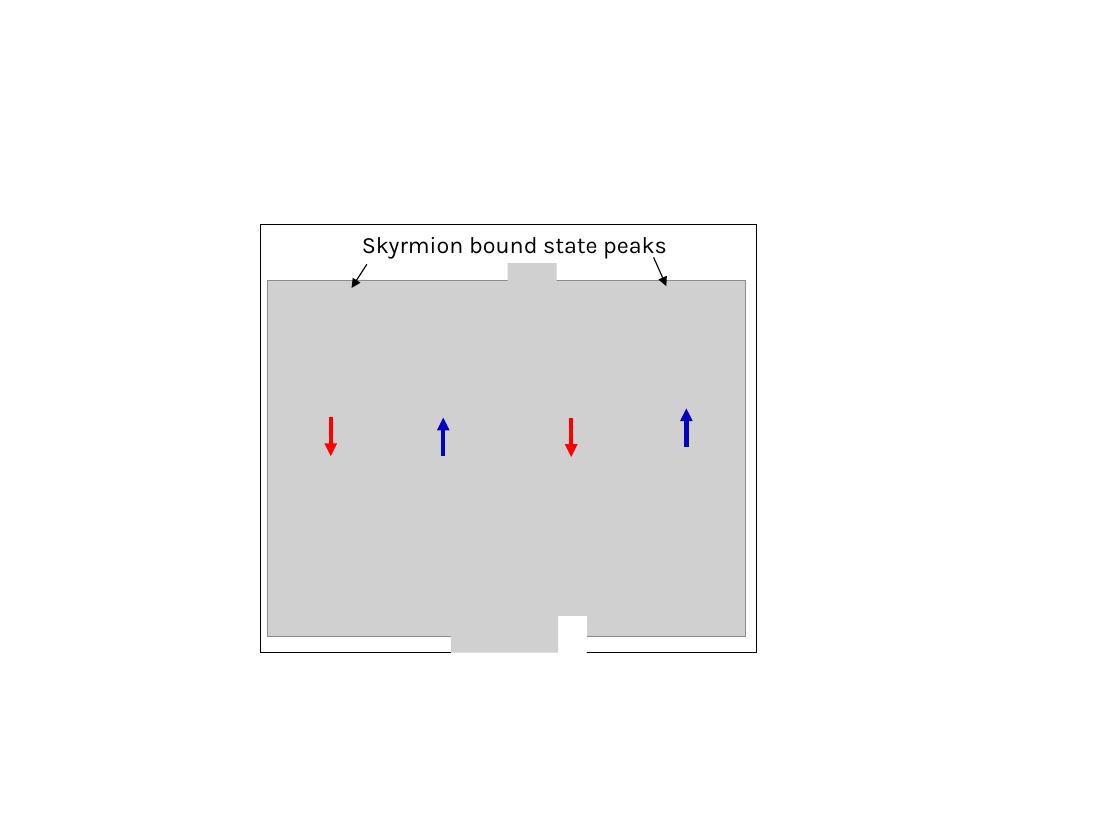
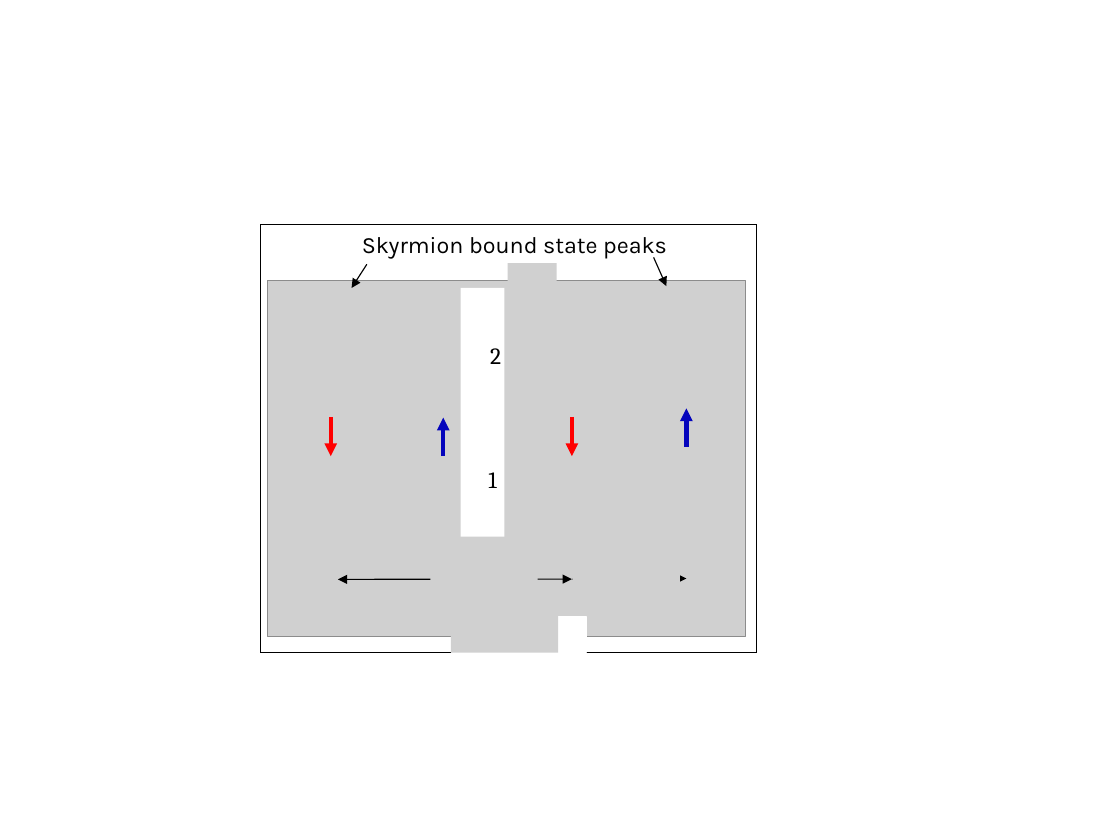
Before and after one commit to nakosai/skyrmion-ysr, a slide deck: slide 8 of Figures/Figures.pptx. Drawn at 1120x840 pixels with LibreOffice and Linux fonts; fonts in the diff are those of the drawing; grey boxes stand for pictures. Boxes give left, top, right and bottom in pixels: in the first picture for what was removed or moved away, otherwise in the second. Text is boxed around its words. In the diff, an @@ line names an element or a change of style, - is before the commit and + after.

```diff
--- a/Figures/Figures.pptx
+++ b/Figures/Figures.pptx
@@ rectangle added at box(460, 288, 504, 573), fill #FFFFFF @@
@@ text added at box(490, 348, 501, 364), 15 pt, text #000000 @@
+2
@@ text added at box(488, 472, 496, 488), 15 pt, text #000000 @@
+1
@@ picture added at box(430, 536, 538, 586) @@
@@ picture added at box(572, 538, 680, 587) @@
@@ double arrow added from (338, 579) to (572, 579), #000000 0.75 pt @@
@@ double arrow added from (572, 579) to (687, 579), #000000 0.75 pt @@
```
Also in this commit, not shown: 11 other files.
